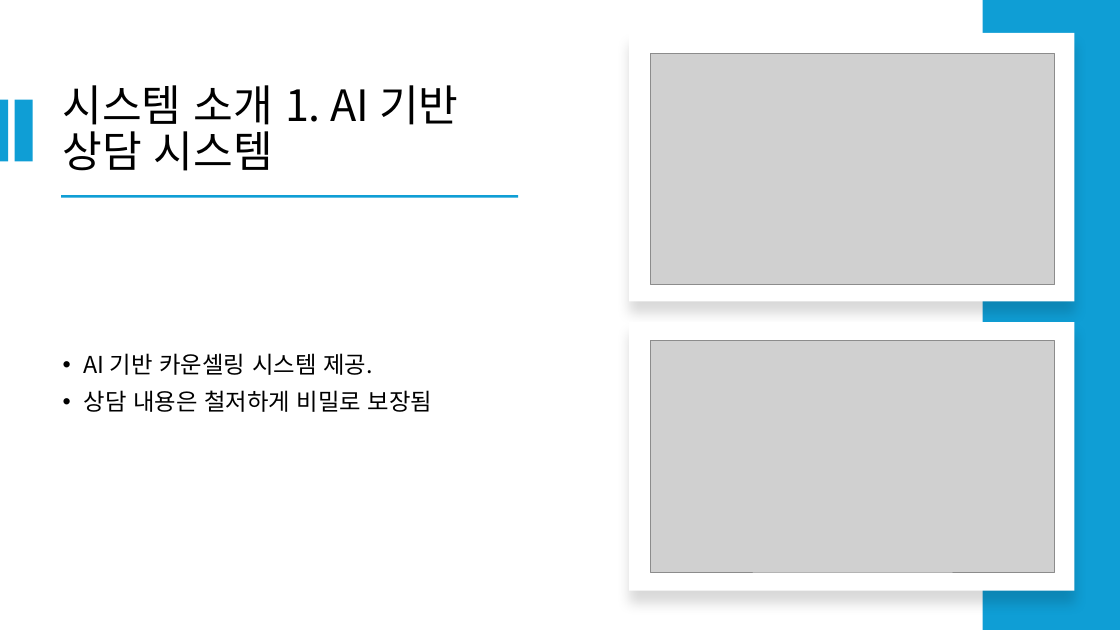
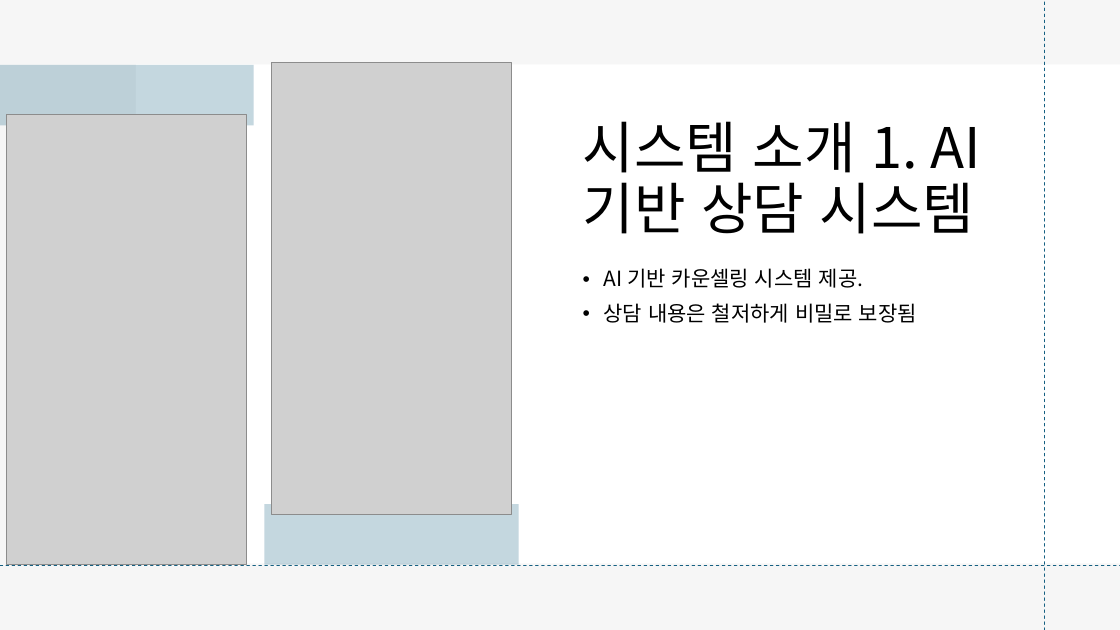
Before and after one commit to jeongwoo-gobroad/Project-toDoctoDoc, a slide deck: slide 6 of Project Mentally.pptx. Drawn at 1120x630 pixels with LibreOffice and Linux fonts; fonts in the diff are those of the drawing; grey boxes stand for pictures. Boxes give left, top, right and bottom in pixels: in the first picture for what was removed or moved away, otherwise in the second. Text is boxed around its words. In the diff, an @@ line names an element or a change of style, - is before the commit and + after.

```diff
--- a/Project Mentally.pptx
+++ b/Project Mentally.pptx
@@ rectangle added at bbox=[0, 0, 1120, 630], fill #E8E8E8 at 35% opacity @@
@@ rectangle removed at bbox=[983, 0, 1120, 630] @@
@@ line added from (1044, 630) to (1044, 1), #156082 0.75 pt dashed @@
@@ title "시스템 소개 1. AI 기반 ...": place and size @@
-title "시스템 소개 1. AI 기반 ..." at bbox=[63, 85, 458, 171]
+title "시스템 소개 1. AI 기반 ..." at bbox=[583, 121, 981, 234]
@@ title "시스템 소개 1. AI 기반 ..." at bbox=[583, 121, 981, 234]: size 37 to 48 pt; vertical alignment middle to bottom @@
@@ rectangle removed at bbox=[629, 33, 1075, 302] @@
@@ picture removed at bbox=[651, 54, 1055, 285] @@
@@ rectangle added at bbox=[0, 65, 254, 125], fill #156082 at 25% opacity @@
@@ rectangle added at bbox=[136, 65, 1120, 564], fill #FFFFFF @@
@@ picture added at bbox=[271, 62, 511, 515] @@
@@ rectangle removed at bbox=[0, 99, 8, 161] @@
@@ picture added at bbox=[7, 114, 247, 565] @@
@@ rectangle removed at bbox=[14, 99, 32, 161] @@
@@ rectangle removed at bbox=[61, 195, 518, 197] @@
@@ text "AI 기반 카운셀링 시스템 제공.": place and size @@
-text "AI 기반 카운셀링 시스템 제공." at bbox=[84, 353, 432, 412]
+text "AI 기반 카운셀링 시스템 제공." at bbox=[604, 268, 917, 323]
@@ text "AI 기반 카운셀링 시스템 제공." at bbox=[604, 268, 917, 323]: size 20 to 18 pt; vertical alignment middle to top @@
@@ rectangle removed at bbox=[629, 322, 1075, 591] @@
@@ picture removed at bbox=[651, 341, 1055, 572] @@
@@ rectangle added at bbox=[265, 504, 519, 565], fill #156082 at 25% opacity @@
@@ line added from (0, 565) to (1120, 565), #156082 0.75 pt dashed @@
```
Also in this commit, not shown: 3 other slides changed, 37 other files.
